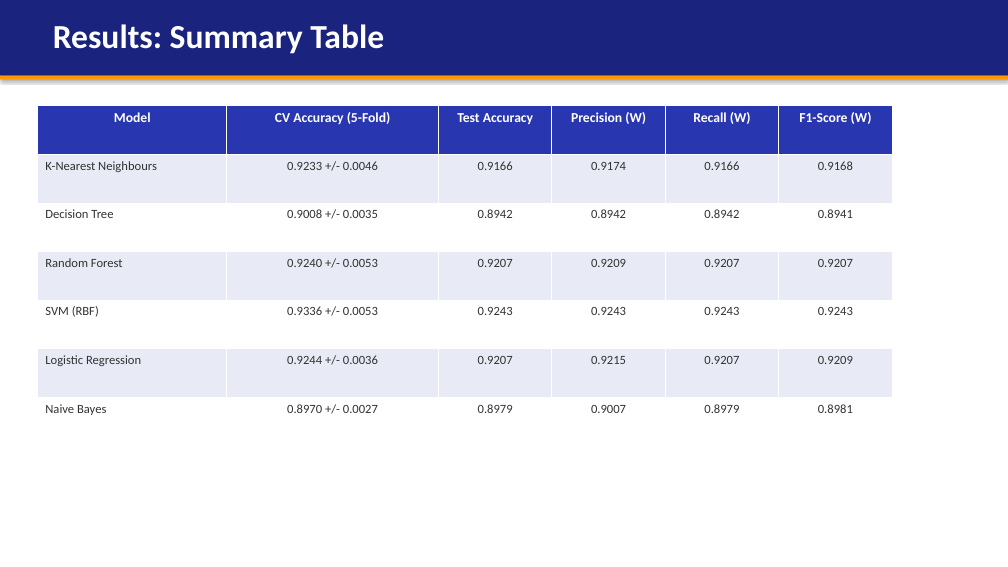
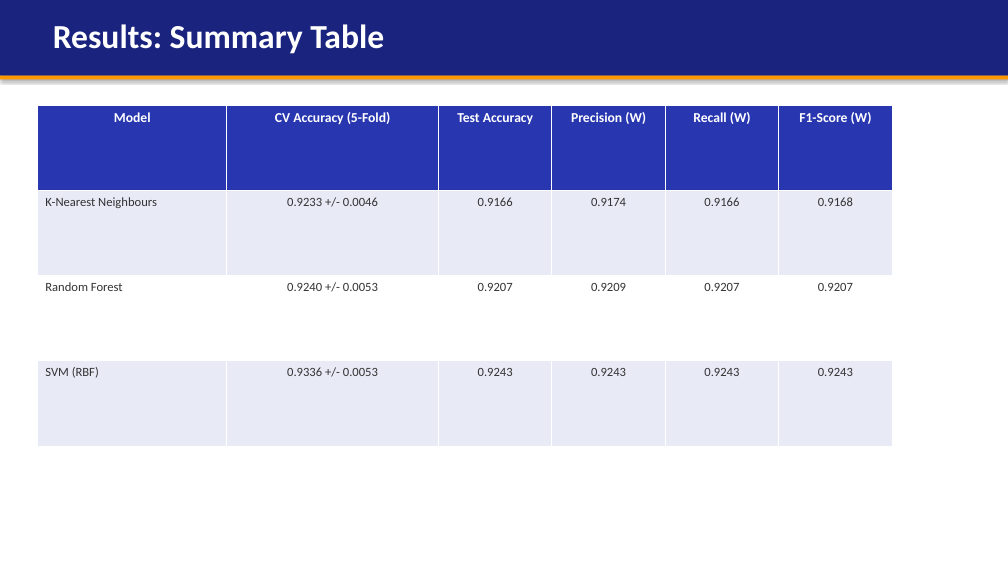
Before and after one commit to fcke109/DryBean, a slide deck: slide 18 of CSCI218_DryBean_Presentation.pptx. Drawn at 1008x567 pixels with LibreOffice and Linux fonts; fonts in the diff are those of the drawing. Boxes give left, top, right and bottom in pixels: in the first picture for what was removed or moved away, otherwise in the second. Text is boxed around its words. In the diff, an @@ line names an element or a change of style, - is before the commit and + after.

```diff
--- a/CSCI218_DryBean_Presentation.pptx
+++ b/CSCI218_DryBean_Presentation.pptx
@@ table at <box>38,106,892,446</box> @@
-row 3: Decision Tree | 0.9008 +/- 0.0035 | 0.8942 | 0.8942 | 0.8942 | 0.8941
-row 6: Logistic Regression | 0.9244 +/- 0.0036 | 0.9207 | 0.9215 | 0.9207 | 0.9209
-row 7: Naive Bayes | 0.8970 +/- 0.0027 | 0.8979 | 0.9007 | 0.8979 | 0.8981
```
Also in this commit, not shown: 7 other slides changed, 12 other files.
